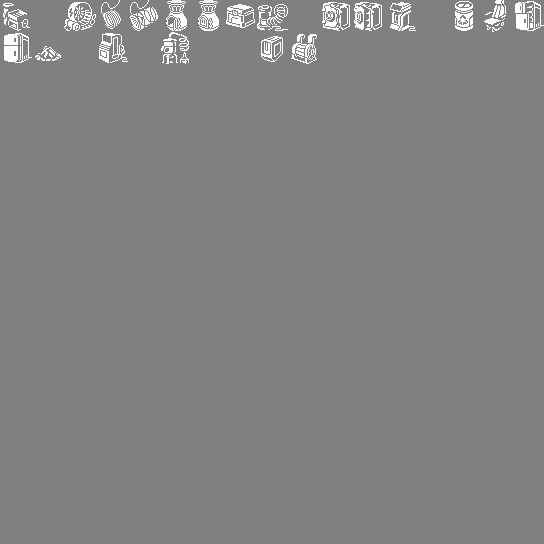
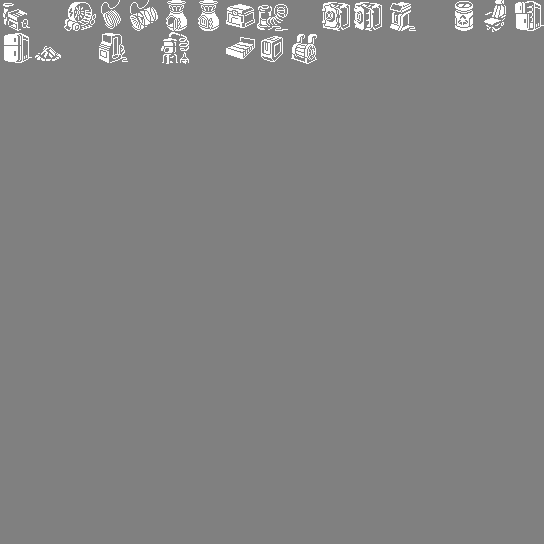
Layer changes from the first 544×544 image to the second:
added layer "24" above "25" over [left=226, top=37, right=255, bottom=59]
